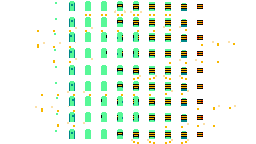
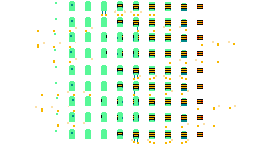
Before/after of a w=256, h=144 layered artwork. What changed in the layer stack:
painted on "body" over [69,3,123,139]
painted on "limbs" over [85,11,171,142]
